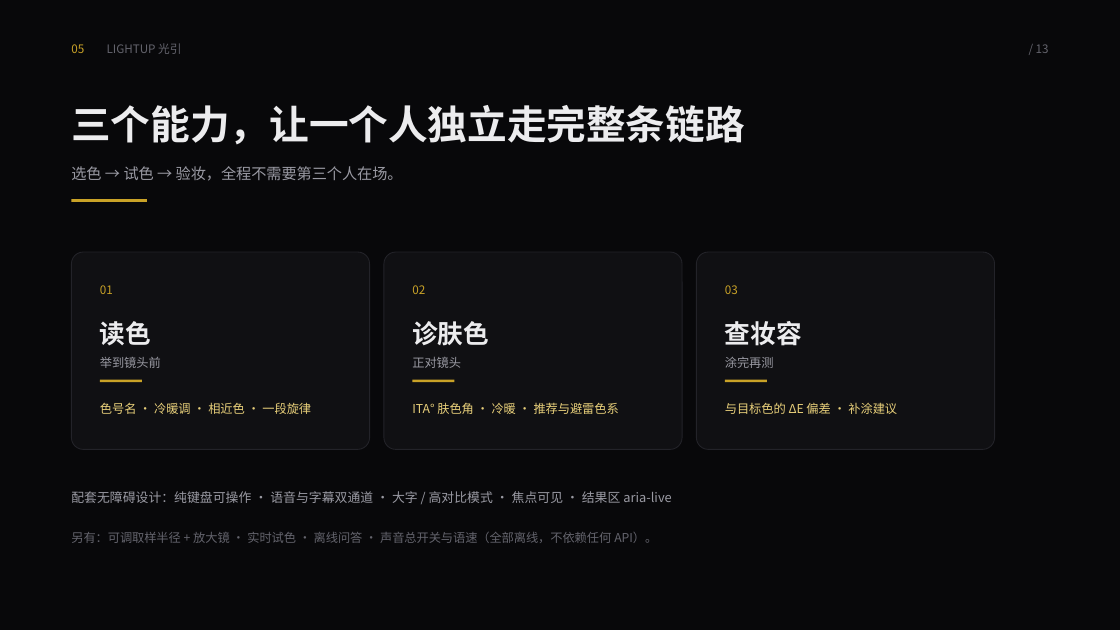
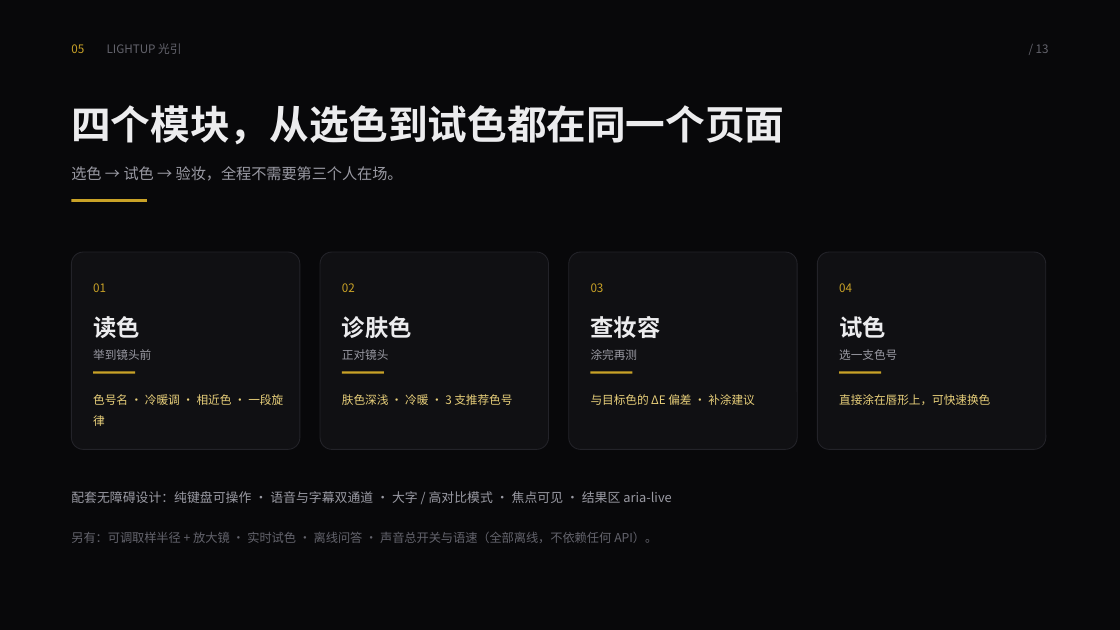
Before and after one commit to lulu520-1314/lightup, a slide deck: slide 5 of deck/LightUp_初赛提案.pptx. Drawn at 1120x630 pixels with LibreOffice and Linux fonts; fonts in the diff are those of the drawing. Boxes give left, top, right and bottom in pixels: in the first picture for what was removed or moved away, otherwise in the second. Text is boxed around its words. In the diff, an @@ line names an element or a change of style, - is before the commit and + after.

Commit message:
feat: 四模块无障碍美妆助手（读色/诊肤色/查妆容/试色）
- 读色：点哪读哪，可调取样半径 + 放大镜（可关闭）
- 诊肤色：两颊+额头三点中位，输出 ITA、冷暖与 3 支推荐色号
- 查妆容：与目标色的 CIEDE2000 偏差
- 试色：color 混合上妆，保留唇纹，支持色卡库一键试色
- 色卡库：38 支，方向键网格导航、筛选、试听、设为目标
- 语音：播报总开关 / 操作提示 / 语速 / 男女音色；离线问答
- 无障碍：焦点陷阱、aria-live、大字与高对比
- 工程：自检脚本（copy/ux/tryon/library/calib）、取色准确度评估

```diff
--- a/deck/LightUp_初赛提案.pptx
+++ b/deck/LightUp_初赛提案.pptx
@@ text at box(71, 105, 784, 144): text changed @@
-三个能力，让一个人独立走完整条链路
+四个模块，从选色到试色都在同一个页面
@@ rounded rectangle: place and size @@
-rounded rectangle at box(71, 252, 370, 450)
+rounded rectangle at box(71, 252, 300, 450)
@@ rounded rectangle: place and size @@
-rounded rectangle at box(384, 252, 682, 450)
+rounded rectangle at box(320, 252, 549, 450)
@@ rounded rectangle: place and size @@
-rounded rectangle at box(697, 252, 995, 450)
+rounded rectangle at box(569, 252, 797, 450)
@@ rounded rectangle added at box(818, 252, 1046, 450), fill #101013, outline #232329 0.75 pt @@
@@ text "01": place and size @@
-text "01" at box(100, 285, 113, 294)
+text "01" at box(93, 283, 106, 292)
@@ text "读色": place and size @@
-text "读色" at box(100, 321, 151, 346)
+text "读色" at box(93, 316, 140, 338)
@@ text "02": place and size @@
-text "02" at box(412, 285, 425, 294)
+text "02" at box(342, 283, 355, 292)
@@ text "诊肤色": place and size @@
-text "诊肤色" at box(412, 321, 489, 346)
+text "诊肤色" at box(342, 316, 412, 338)
@@ size 22 to 20 pt in 3 elements at box(93, 316, 140, 338), box(342, 316, 412, 338), box(591, 316, 661, 338) @@
@@ text "03": place and size @@
-text "03" at box(725, 285, 738, 294)
+text "03" at box(591, 283, 604, 292)
@@ text "查妆容": place and size @@
-text "查妆容" at box(725, 321, 802, 346)
+text "查妆容" at box(591, 316, 661, 338)
@@ text added at box(839, 283, 852, 292), 10 pt, text #C9A227 @@
+04
@@ text added at box(839, 316, 886, 338), 20 pt, text #ECECEE, bold @@
+试色
@@ text "举到镜头前": place and size @@
-text "举到镜头前" at box(100, 357, 161, 368)
+text "举到镜头前" at box(93, 349, 151, 360)
@@ text "正对镜头": place and size @@
-text "正对镜头" at box(412, 357, 461, 368)
+text "正对镜头" at box(342, 349, 389, 360)
@@ text "涂完再测": place and size @@
-text "涂完再测" at box(725, 357, 774, 368)
+text "涂完再测" at box(591, 349, 638, 360)
@@ text added at box(839, 349, 897, 360), 10 pt, text #9A9AA3 @@
+选一支色号
@@ text "色号名 · 冷暖调 · 相近色 ...": place and size @@
-text "色号名 · 冷暖调 · 相近色 ..." at box(100, 402, 311, 414)
+text "色号名 · 冷暖调 · 相近色 ..." at box(93, 394, 283, 426)
@@ rectangle: place and size @@
-rectangle at box(100, 380, 142, 382)
+rectangle at box(93, 371, 135, 374)
@@ rectangle: place and size @@
-rectangle at box(413, 380, 455, 382)
+rectangle at box(342, 371, 384, 374)
@@ size 10.5 to 10 pt in 5 elements at box(93, 394, 283, 426), box(93, 349, 151, 360), box(342, 349, 389, 360), box(591, 349, 638, 360), box(591, 394, 755, 405) @@
@@ text "与目标色的 ΔE 偏差 · 补涂建议": place and size @@
-text "与目标色的 ΔE 偏差 · 补涂建议" at box(725, 402, 897, 414)
+text "与目标色的 ΔE 偏差 · 补涂建议" at box(591, 394, 755, 405)
@@ rectangle: place and size @@
-rectangle at box(725, 380, 767, 382)
+rectangle at box(591, 371, 633, 374)
@@ rectangle added at box(839, 371, 881, 374), fill #C9A227 @@
@@ text at box(342, 394, 512, 405): text changed; size 10.5 to 10 pt @@
-ITA° 肤色角 · 冷暖 · 推荐与避雷色系
+肤色深浅 · 冷暖 · 3 支推荐色号
@@ text added at box(839, 394, 990, 405), 10 pt, text #E8CF7A @@
+直接涂在唇形上，可快速换色
```
Also in this commit, not shown: 22 other files.
